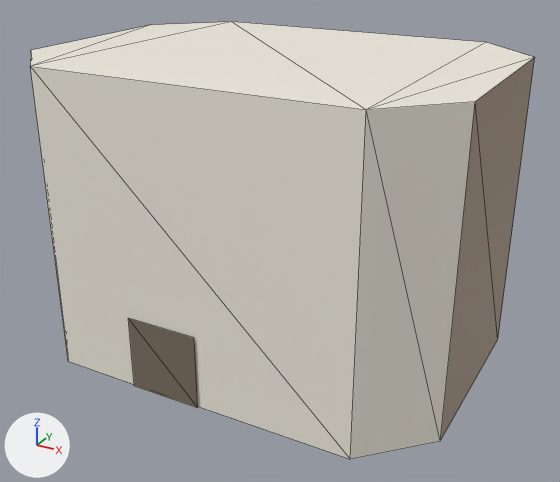
The glTF model docs/univers/archipeo/batiments/modeles/5e-batiment-moulin-de-sillon/loin-etape-1.glb: old version first, new version second.
Both versions are drawn from a 50 mm lens placed at (0.7, -1.239, 0.85), pointed at (0.013, 0.012, 0.225). Every picture has the same lights, and +X, +Y and +Z are marked at lower left. The first picture is the older version. Mesh edges are drawn as thin lines. Vertices at exactly the same position are counted once.

The scene before the commit, as lines of its bpy script (objects in view):
```python
me_loin = bpy.data.meshes.new('loin')
me_loin.from_pydata(...)  # 20 vertices, 24 faces; spans x -0.434..0.419, y -0.277..0.348, z 0.0..0.59
me_loin.materials.append(mat_defaultmaterial)
ob_loin = bpy.data.objects.new('loin', me_loin)
ob_loin.location = (0.0, 0.0, 0.0)
```
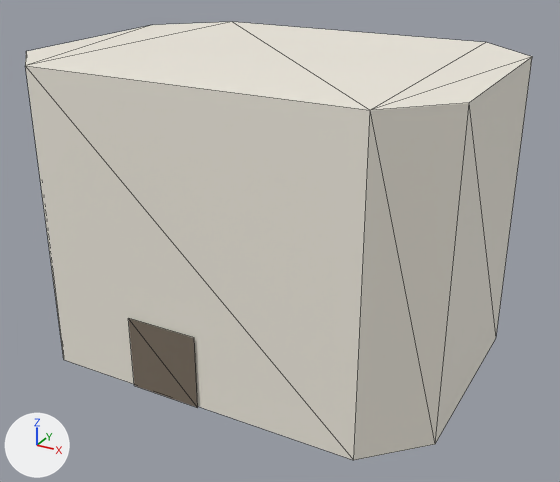
What differs and where, as boxes (x1, y1, x2, y2) in the pictures (560 x 482 px; the box of a moved part takes in the faces that stretch with it):
'loin', reshaped, recoloured: before (30, 22, 535, 459); after (25, 22, 532, 460)
part 1 of me_loin, moved or reshaped: before (30, 23, 535, 459); after (25, 23, 532, 460)
part 2 of me_loin, recoloured: (441, 60, 532, 433) in both

The change, as a diff of the scene's bpy script:
```diff
--- a/docs/univers/archipeo/batiments/modeles/5e-batiment-moulin-de-sillon/loin-etape-1.glb.py
+++ b/docs/univers/archipeo/batiments/modeles/5e-batiment-moulin-de-sillon/loin-etape-1.glb.py
@@ me_loin @@
 # used by ob_loin; location = (0.0, 0.0, 0.0)
-me_loin.from_pydata(...)  # 20 vertices, 24 faces; spans x -0.434..0.419, y -0.277..0.348, z 0.0..0.59
+me_loin.from_pydata(...)  # 20 vertices, 24 faces; spans x -0.431..0.414, y -0.277..0.348, z 0.0..0.59
+# me_loin part 1: all 2 vertices in x 0.302, y -0.273, z 0.0..0.59 are moved by (0.006, 0.0, 0.0)
+# me_loin part 2: 4 faces centred in x -0.434..0.419, y -0.033..0.1, z 0.197..0.393 are repainted in the vertex colours; the middle colour goes from beige #a38d78 to white #f4efe3
+# other edits to the shape of me_loin do not show in these pictures
 me_loin.materials.append(mat_defaultmaterial)
```
